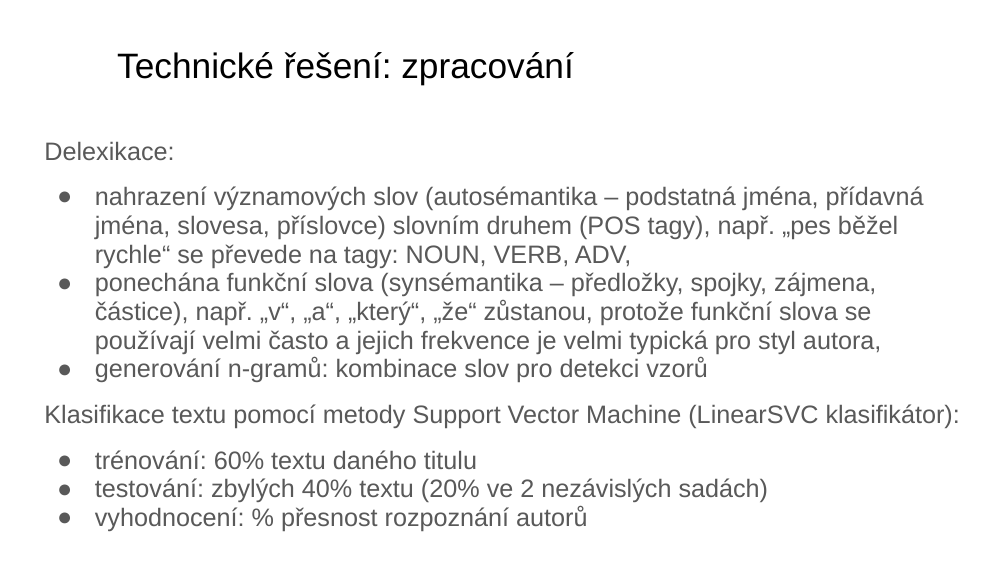
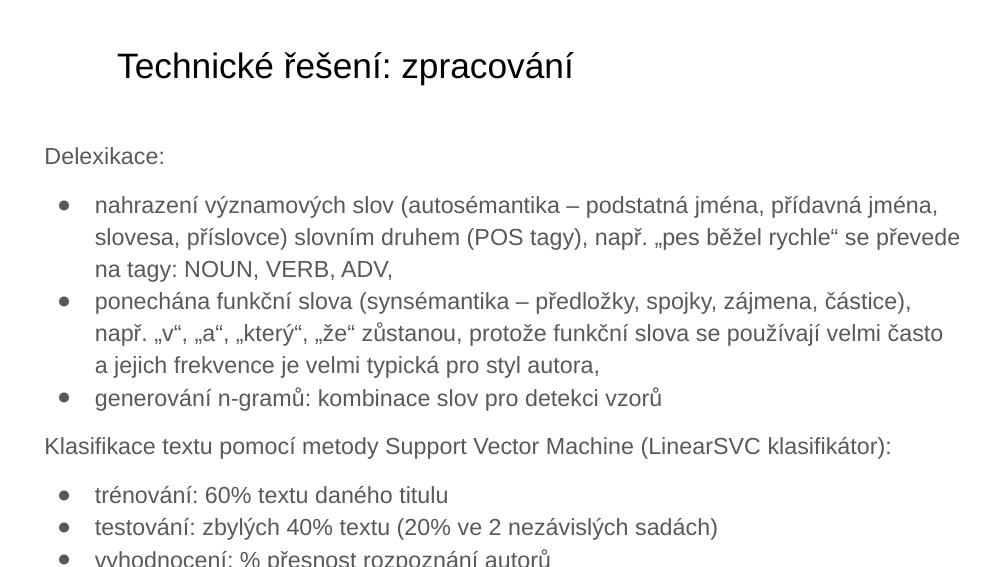
Before and after one commit to pokojaff/petitchat, a slide deck: slide 6 of ftp/akm.pptx. Drawn at 1008x567 pixels with LibreOffice and Linux fonts; fonts in the diff are those of the drawing; background and template pictures are left out. Boxes give left, top, right and bottom in pixels: in the first picture for what was removed or moved away, otherwise in the second. Text is boxed around its words. In the diff, an @@ line names an element or a change of style, - is before the commit and + after.

```diff
--- a/ftp/akm.pptx
+++ b/ftp/akm.pptx
@@ text "Delexikace:" at bbox=[44, 147, 960, 540]: size 18 to 16.6 pt; line spacing 0.95 to 1.15 @@
```
Also in this commit, not shown: 3 other slides changed, 1 slide added.
